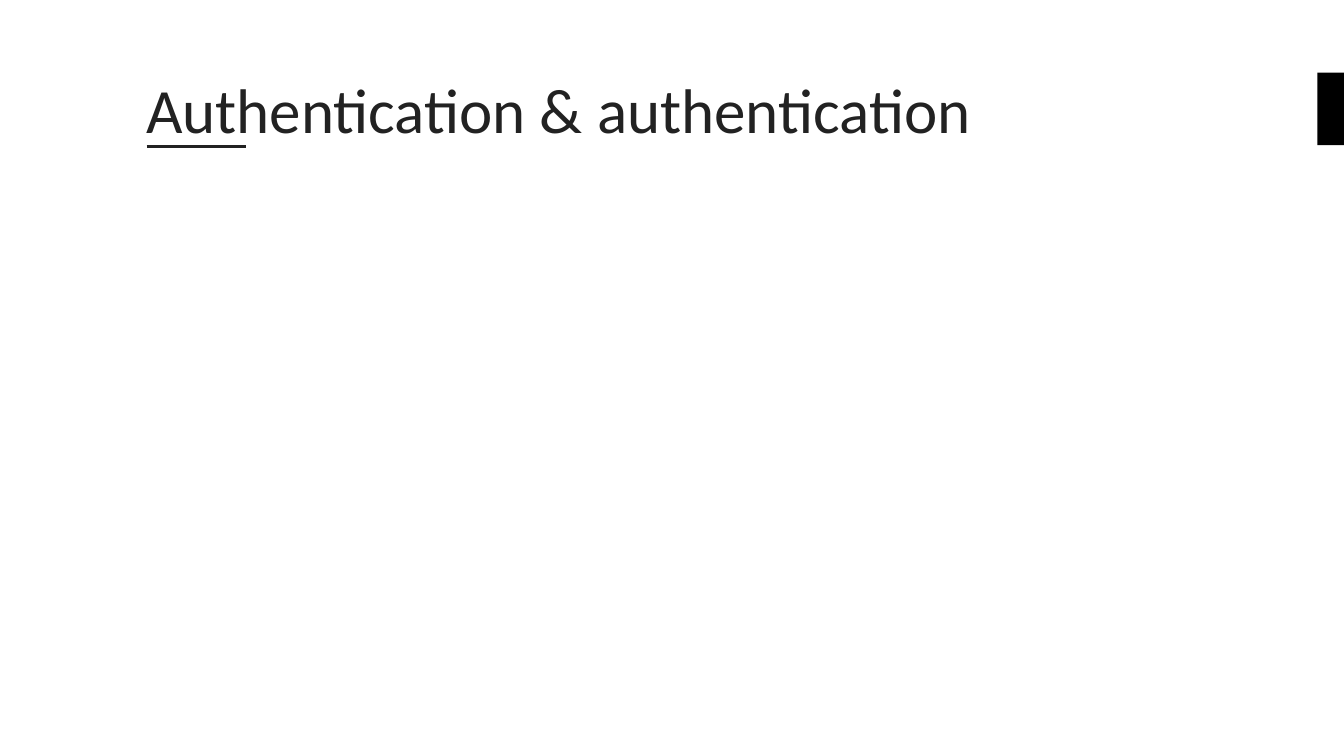
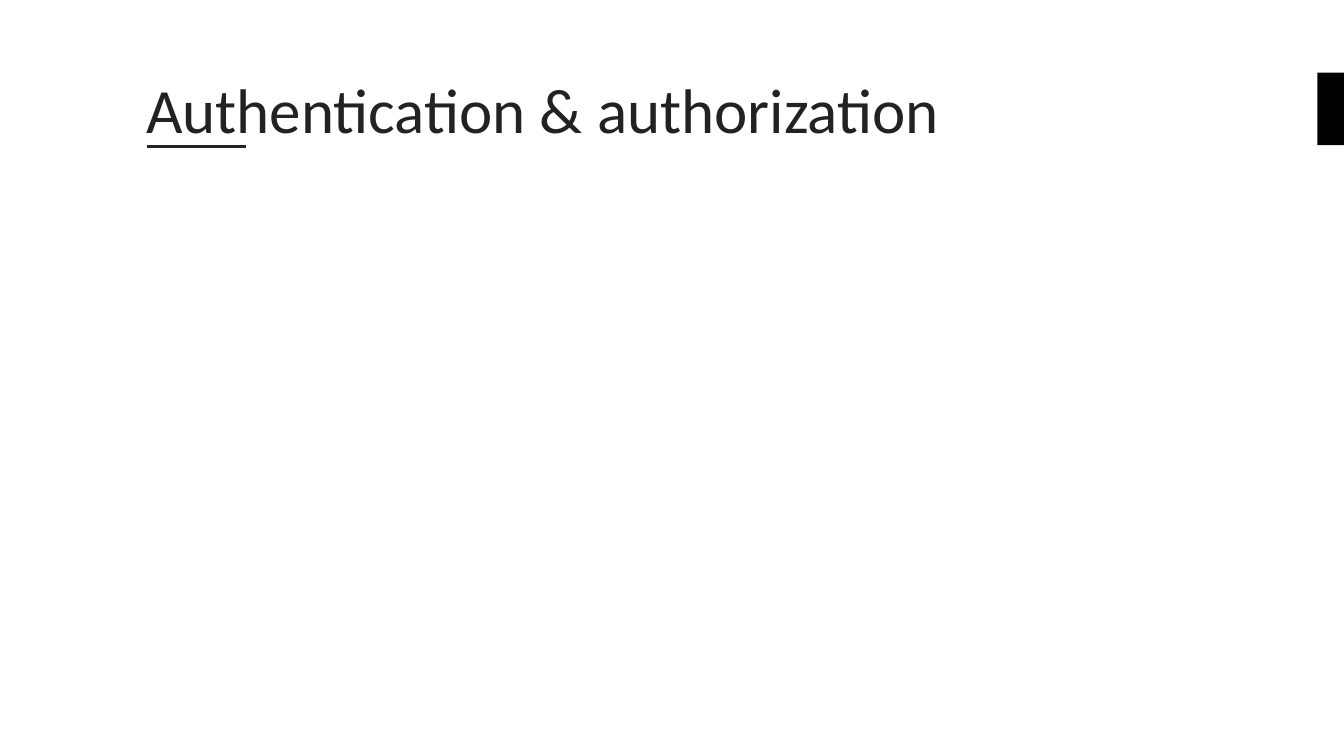
Before and after one commit to bouvet/azure-workshops, a slide deck: slide 14 of Workshop_3/Presentasjon/Azureskolen-Workshop#3.pptx. Drawn at 1344x756 pixels with LibreOffice and Linux fonts; fonts in the diff are those of the drawing; background and template pictures are left out. Boxes give left, top, right and bottom in pixels: in the first picture for what was removed or moved away, otherwise in the second. Text is boxed around its words. In the diff, an @@ line names an element or a change of style, - is before the commit and + after.

```diff
--- a/Workshop_3/Presentasjon/Azureskolen-Workshop#3.pptx
+++ b/Workshop_3/Presentasjon/Azureskolen-Workshop#3.pptx
@@ title at (x1=146, y1=89, x2=939, y2=148): text changed @@
-Authentication & authentication
+Authentication & authorization
```
Also in this commit, not shown: 6 other slides changed, 1 slide removed.
